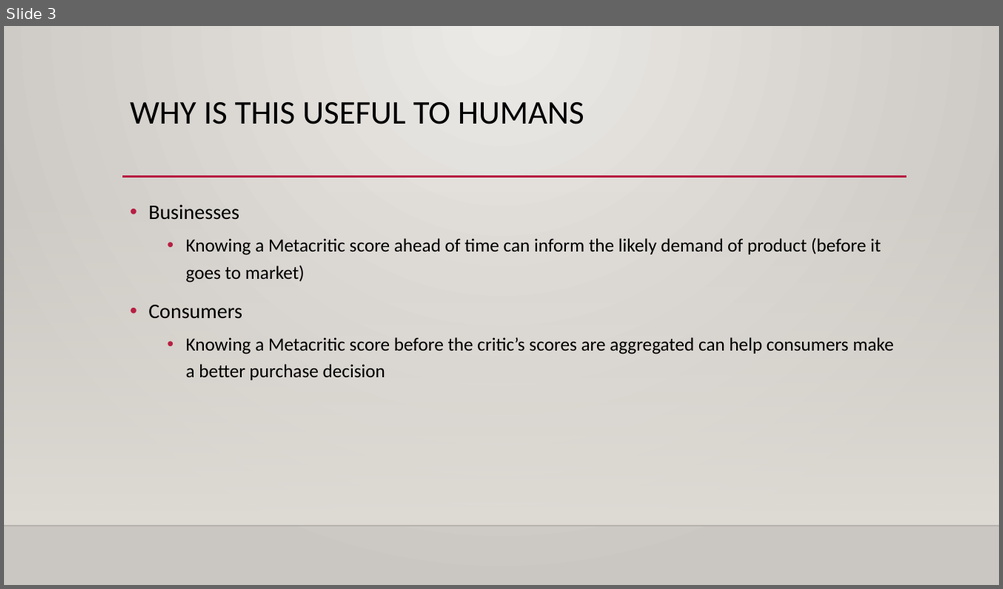
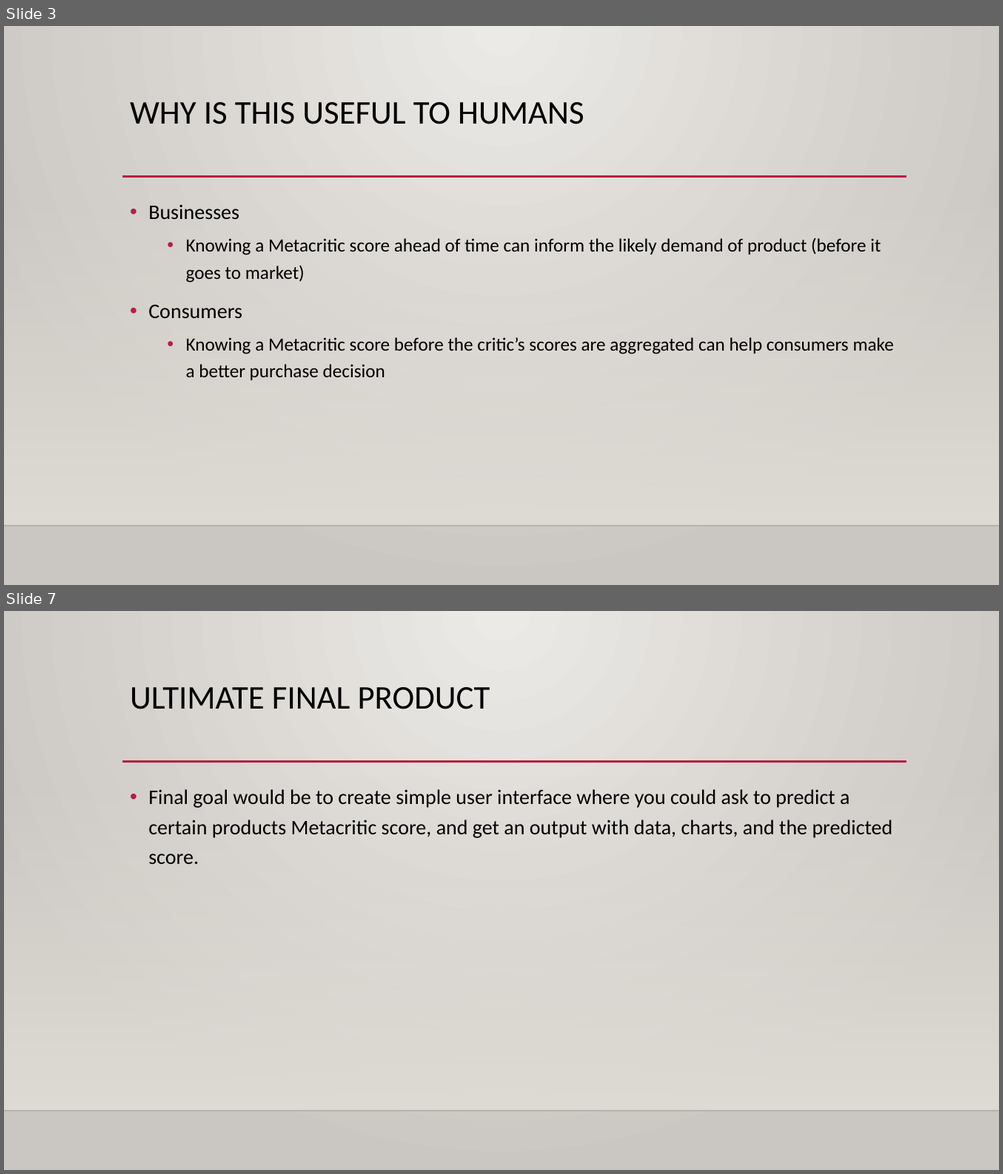
Before and after one commit to amspies/cse408, a slide deck: Project_3_Proposal.pptx. Shown one above the other, each under a label of ours: slide 3 before the commit, slides 3 and 7 after it; the slides between them are not shown. The pictures are 1003x589 and 1003x1174 pixels, drawn with LibreOffice and Linux fonts; fonts in the diff are those of the drawing; background and template pictures are left out. Boxes give left, top, right and bottom in pixels: in the first picture for what was removed or moved away, otherwise in the second. Text is boxed around its words. In the diff, an @@ line names an element or a change of style, - is before the commit and + after.

```diff
--- a/Project_3_Proposal.pptx
+++ b/Project_3_Proposal.pptx
@@ slide 7 added at (4,611,999,1170), background gradient #ECEAE7 to #CAC7C1; not listed: 3 template elements that a slide beside it also shows @@
@@ title added at (130,687,490,709), 32 pt, text #000000 @@
+ULTIMATE FINAL PRODUCT
@@ text added at (148,789,893,864), 20 pt, text #000000 @@
+• Final goal would be to create simple user interface where you could ask to predict a certain products Metacritic score, and get an output with data, charts, and the predicted score.
```
Also in this commit, not shown: 1 slide changed, 2 other slides added.
